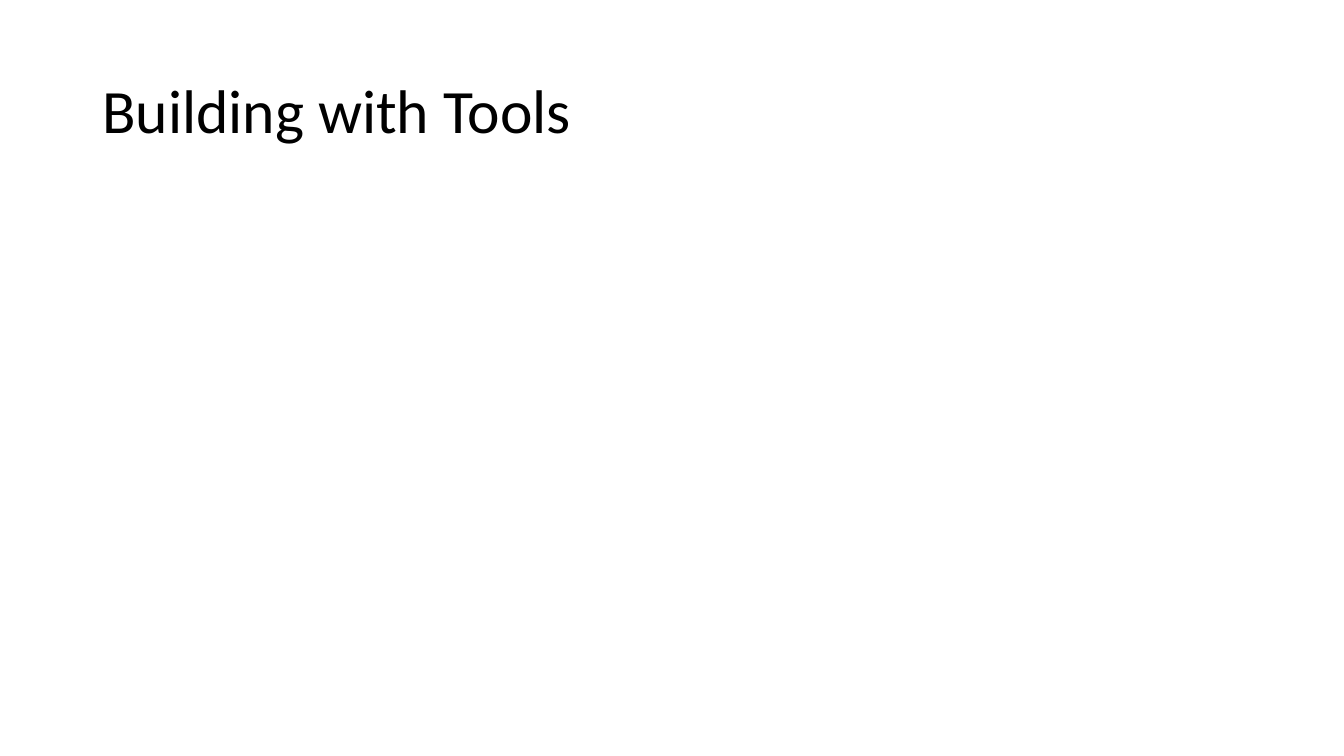
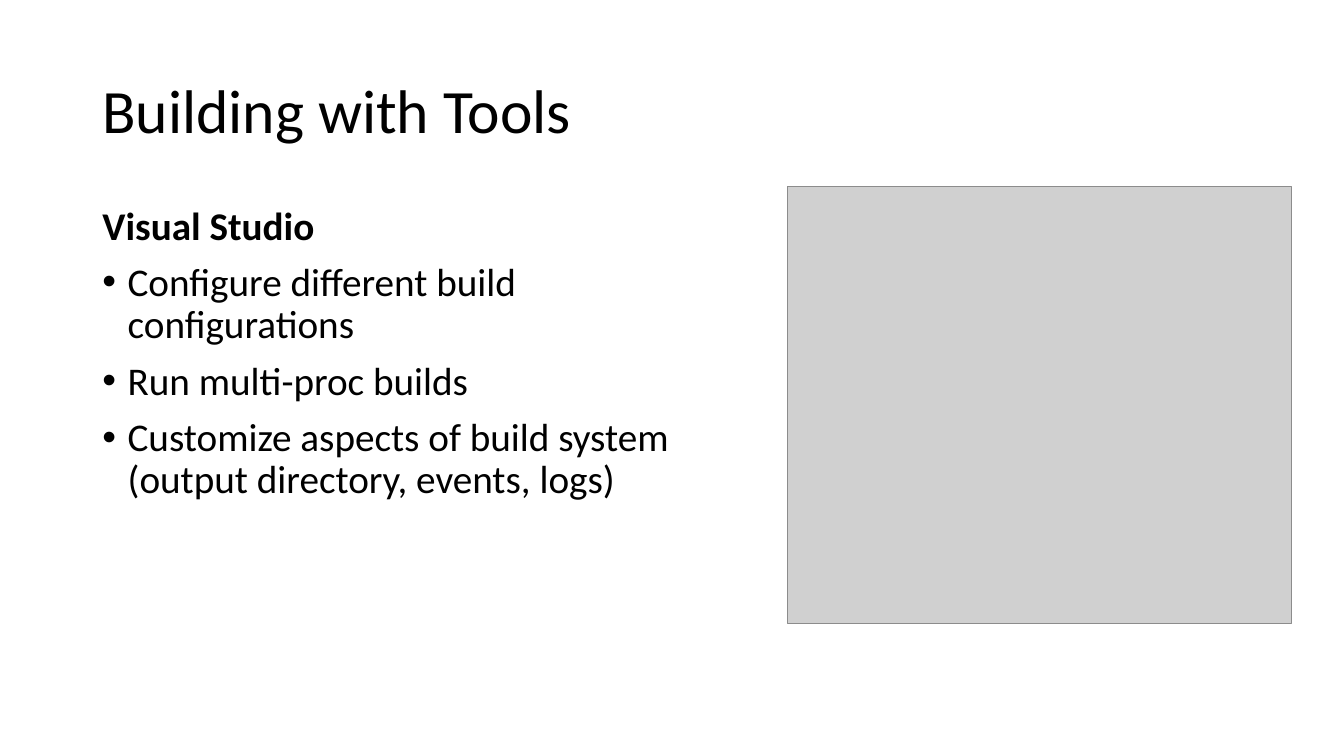
Before and after one commit to isaacrlevin/levin-talks, a slide deck: slide 5 of ASP.NETCoreDeployment/Ship It Good.pptx. Drawn at 1344x756 pixels with LibreOffice and Linux fonts; fonts in the diff are those of the drawing; grey boxes stand for pictures. Boxes give left, top, right and bottom in pixels: in the first picture for what was removed or moved away, otherwise in the second. Text is boxed around its words. In the diff, an @@ line names an element or a change of style, - is before the commit and + after.

```diff
--- a/ASP.NETCoreDeployment/Ship It Good.pptx
+++ b/ASP.NETCoreDeployment/Ship It Good.pptx
@@ picture added at bbox=[787, 187, 1292, 623] @@
@@ text added at bbox=[102, 212, 668, 500], 28 pt, text #000000 @@
+Visual Studio
+• Configure different build configurations
+• Run multi-proc builds
+• Customize aspects of build system (output directory, events, logs)
```
Also in this commit, not shown: 6 other slides changed.
